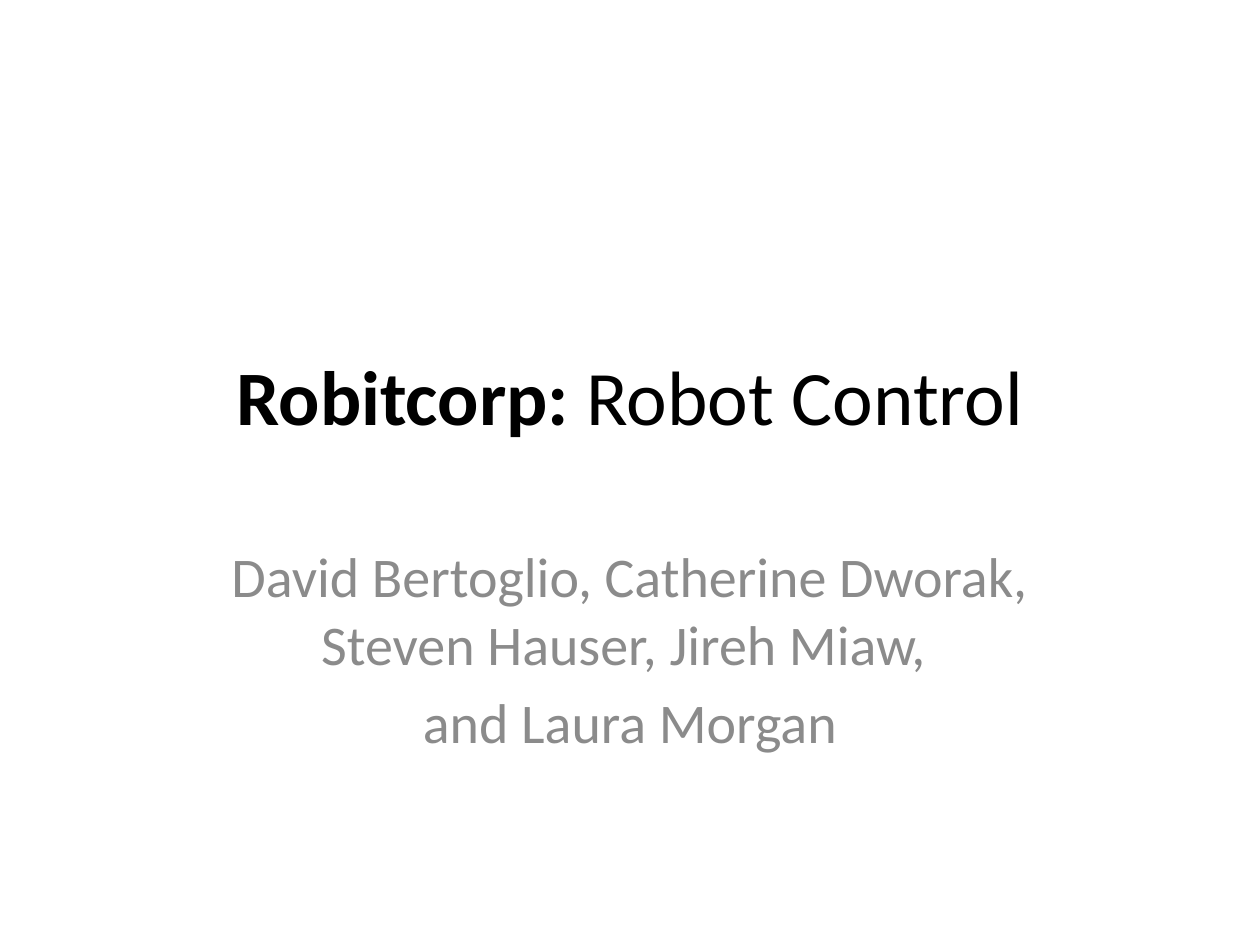
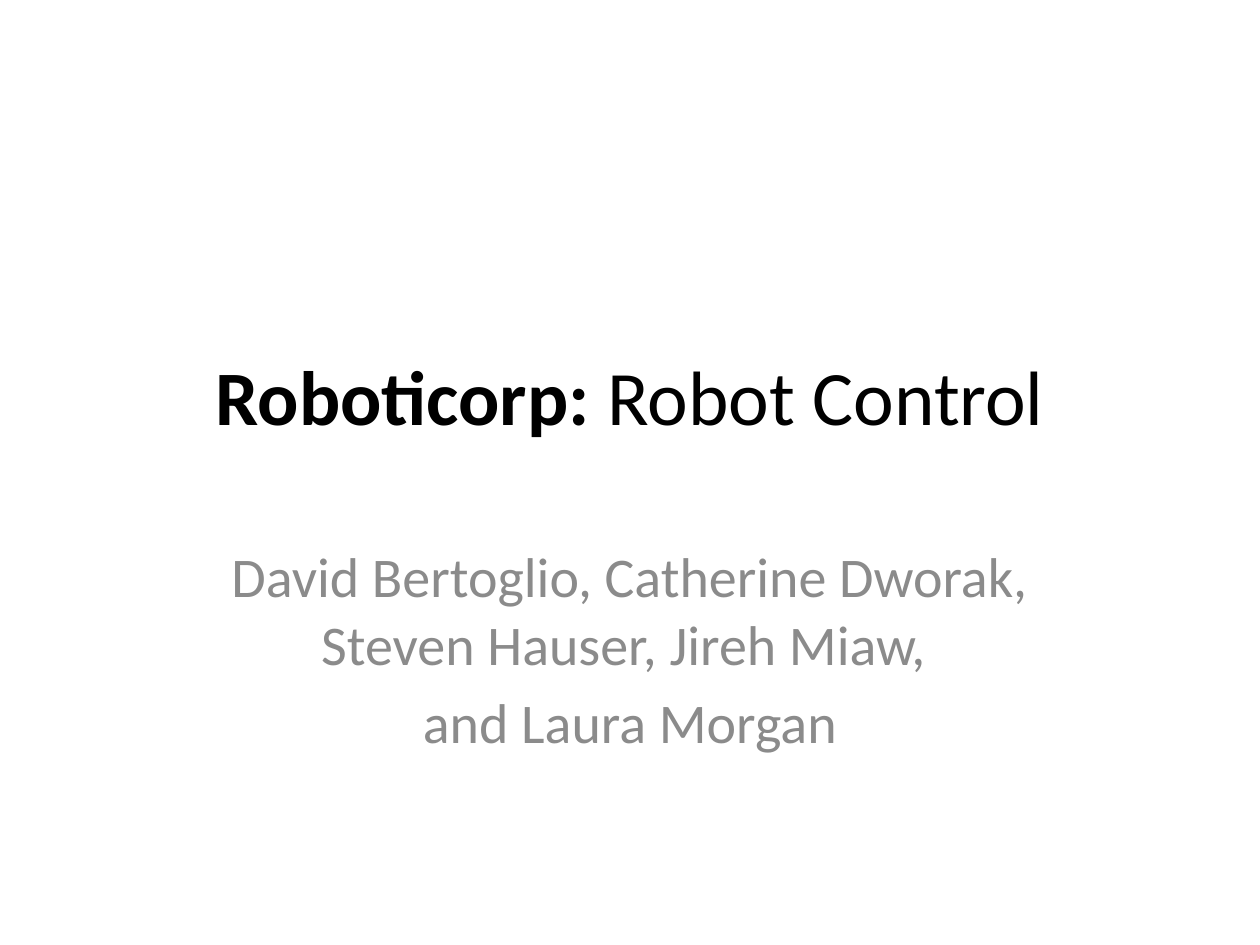
Before and after one commit to dmb2bt/CS3240-Group-19, a slide deck: slide 1 of Presentations/Robitcorp.pptx. Drawn at 1260x945 pixels with LibreOffice and Linux fonts; fonts in the diff are those of the drawing. Boxes give left, top, right and bottom in pixels: in the first picture for what was removed or moved away, otherwise in the second. Text is boxed around its words. In the diff, an @@ line names an element or a change of style, - is before the commit and + after.

Commit message:
fixed miss-spelling in ppt

```diff
--- a/Presentations/Robitcorp.pptx
+++ b/Presentations/Robitcorp.pptx
@@ title at (216, 371, 1044, 437): text changed @@
-Robitcorp: Robot Control
+Roboticorp: Robot Control
```
Also in this commit, not shown: 1 other file.
